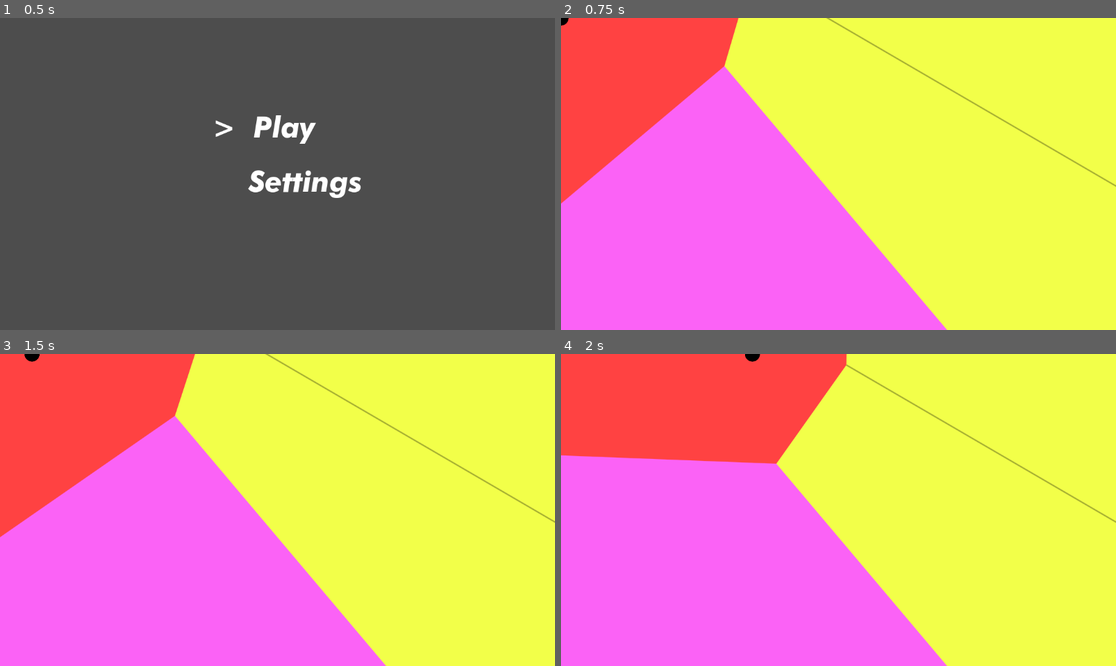
Above: before the commit, frames 1-4 (two rows, left to right).
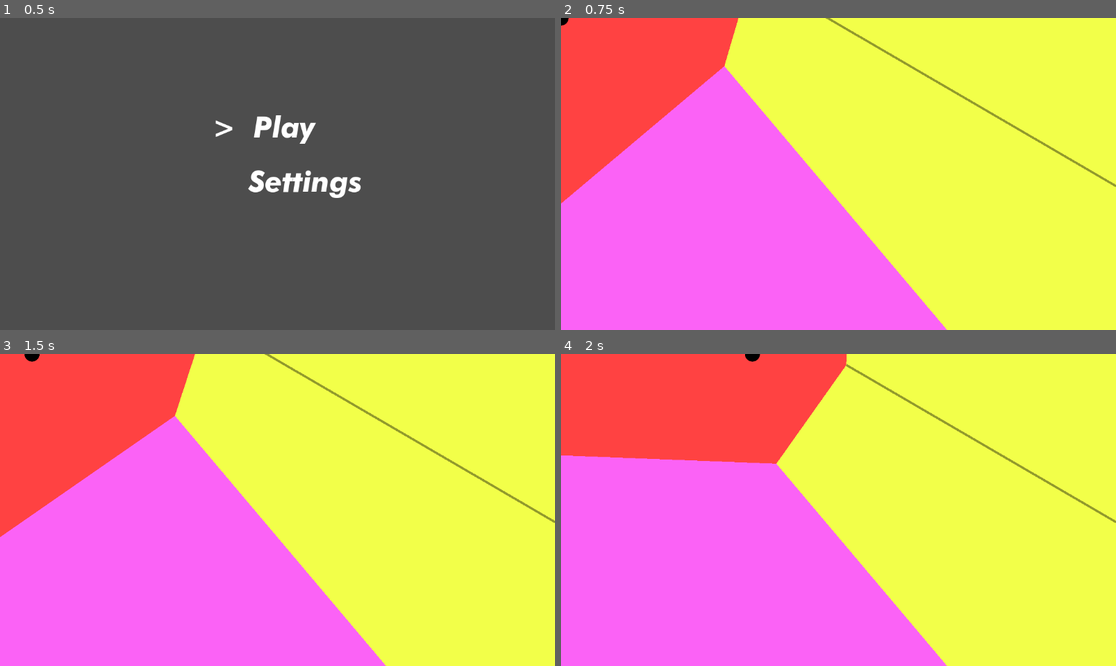
Above: after the commit, the same moments.

Repository: ProgrammingParadox/voronoi-game
Game: Godot game, scene res://scenes/home.tscn
The game is run twice, just before and just after one commit, with the same random seed, the same clock (stepped at 60 frames per second) and the same inputs.
Inputs (mouse positions are in pixels of both pictures, inside the frame that each line leads up to):
- Up to frame 1 (0.5 s): no input
- Up to frame 2 (0.75 s): click "Play" at 0.5 s
- Up to frame 3 (1.5 s): tap Enter (enter) at 1.25, 1.35 s; move the mouse to (399, 494) at 1.27 s; hold D (player_1_right) from 1.28 s (still down)
- Up to frame 4 (2 s): keep holding D (player_1_right)

Frame 1 is identical in both runs. In frame 2, 0.5% of the frame differs, in the area x 0-100%, y 0-100%; in frame 3, 0.5%; in frame 4, 0.5%.

Commit message:
aa was overrated

Diff:
--- a/testing.gdshader
+++ b/testing.gdshader
@@ -7,6 +7,8 @@
 uniform float p_x[100];
 uniform float p_y[100];
 uniform float colors[100 * 4];
+
+const bool aa = false;
 
 const float border_width = 0.002;
 const float aa_width     = 0.0005;
@@ -78,8 +80,9 @@
 	float dist = distance(p, o);
 
 	if(dist < border_width && color_1 == color_2){
-		COLOR = vec4(mix(color_1 * 0.6, color_1, dist / border_width), 1.0);
-	} else if(dist < aa_width){
+		// COLOR = vec4(mix(color_1 * 0.6, color_1, dist / border_width), 1.0);
+		COLOR = vec4(color_1 * 0.6, 1.0);
+	} else if(aa && dist < aa_width){
 		vec3 borderColor = mix(color_1, color_2, 0.5);
 
 		COLOR = vec4(mix(borderColor, color_1, dist / aa_width), 1.0);
